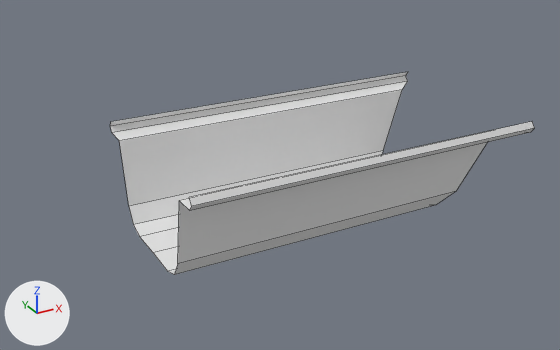
One commit to the Blender file Blender/BathModel.blend: the scene before it, then after it.
One viewpoint serves both versions: a 50 mm lens placed at (-16.4, -29.9, 35.1), pointed at (0.0, 0.0, 20.1). Arrows for +X, +Y and +Z are at lower left; the lights stay in place. The picture after the commit comes second. Mesh edges are drawn as thin lines.
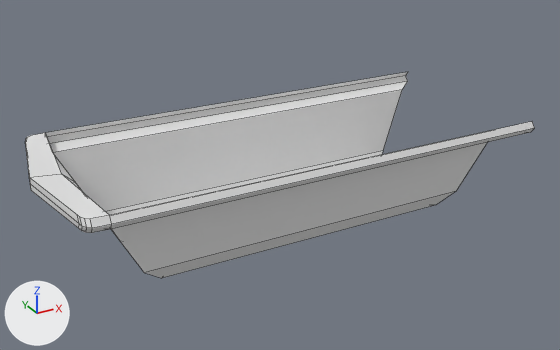
Commit message: half bath

What differs and where, as boxes [x1, y1, x2, y2] in the pictures (560 x 350 px):
'Plane', reshaped (20% wider)
    before: [110, 72, 534, 275]
    after: [25, 72, 534, 278]

Edits to the bpy script that builds the scene:
```text
Change me_plane:
    used by ob_plane; location = (0.17, 0.0, 18.07); rotation_euler = (1.571, 0.0, 1.571), in degrees (90, 0, 90)
    remove me_plane.from_pydata(...)  # 17 vertices, 7 faces, 1 loose edge; spans x -5.0..0.0, y -0.4..4.4, z -6.8..11.0
    add me_plane.from_pydata(...)  # 37 vertices, 27 faces, 1 loose edge; spans x -5.0..0.0, y -0.4..4.4, z -11.7..11.0
    me_plane part 1
    4 vertices are removed from x -5.0..-3.7, y 3.8..4.4, z -6.8
    4 faces are deleted
    2 vertices move from x -3.1..-2.6, y -0.2..0.6, z -6.8 to x -3.1..-2.6, y -0.2..0.6, z -8.2..-7.3
    24 vertices are added at x -5.0..0.0, y 0.6..4.4, z -11.7..-8.2
    24 new faces join them
```
